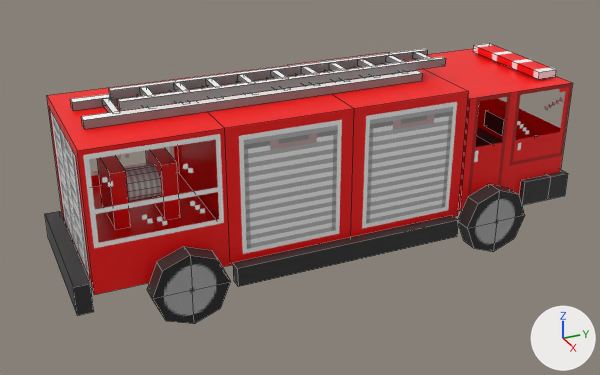
What one commit did to the Blender file searchandrescue/models/fire_truck.blend.
The view is the same before and after, from a camera (50 mm lens) standing at (92.2, -45.0, 50.2) and looking at (0.7, -3.8, 4.4). Arrows for +X, +Y and +Z are at lower right; the lights stay in place. Mesh edges are drawn as thin lines.
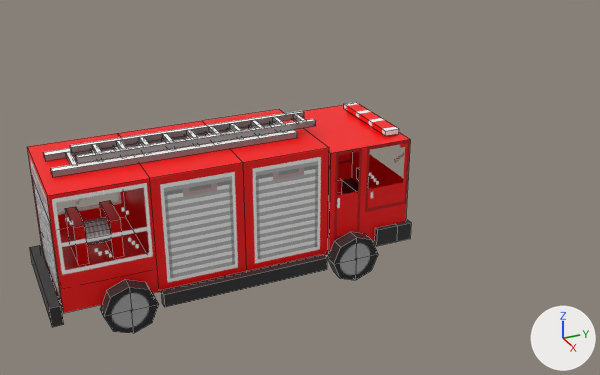
Changed parts and their boxes [x1, y1, x2, y2] in the pictures (600 x 375 px; the box of a moved part takes in the faces that stretch with it):
'Cube', reshaped (27% narrower, 18% shorter): before [45, 43, 573, 324]; after [27, 102, 411, 333]
part 1 of me_cube_001, moved or reshaped: before [406, 49, 573, 211]; after [292, 105, 410, 251]
part 2 of me_cube_001, moved or reshaped: before [47, 52, 469, 295]; after [27, 110, 329, 313]
part 3 of me_cube_001, moved or reshaped: before [45, 211, 94, 315]; after [30, 245, 63, 327]
part 4 of me_cube_001, moved or reshaped: before [476, 127, 568, 200]; after [342, 178, 411, 241]
part 5 of me_cube_001, moved or reshaped: before [520, 175, 550, 205]; after [375, 224, 397, 246]
part 6 of me_cube_001, moved or reshaped: before [458, 184, 525, 251]; after [327, 232, 378, 280]
part 7 of me_cube_001, moved or reshaped: before [233, 215, 458, 287]; after [161, 254, 327, 307]
part 8 of me_cube_001, moved or reshaped: before [484, 111, 504, 136]; after [357, 168, 369, 188]
part 9 of me_cube_001, moved or reshaped: before [125, 164, 161, 201]; after [83, 218, 110, 245]
part 10 of me_cube_001, moved or reshaped: before [97, 155, 131, 229]; after [65, 207, 89, 265]
part 11 of me_cube_001, moved or reshaped: before [146, 148, 180, 220]; after [100, 201, 124, 258]
part 12 of me_cube_001, moved or reshaped: before [473, 43, 556, 79]; after [344, 102, 399, 136]
part 13 of me_cube_001, moved or reshaped: before [147, 246, 231, 324]; after [100, 279, 159, 333]
part 14 of me_cube_001, moved or reshaped: before [81, 70, 423, 129]; after [51, 130, 297, 177]
part 15 of me_cube_001, moved or reshaped: before [70, 64, 382, 111]; after [43, 123, 270, 161]
part 16 of me_cube_001, moved or reshaped: before [103, 99, 119, 113]; after [66, 152, 77, 165]
part 17 of me_cube_001, moved or reshaped: before [51, 49, 446, 277]; after [33, 111, 316, 299]

What changed in the scene script:
```text
Change me_cube_001:
    used by ob_cube; location = (0.0, 0.0, 0.0)
    remove me_cube_001.from_pydata(...)  # 418 vertices, 316 faces; spans x -12.6..12.3, y -35.3..32.5, z -4.7..20.1
    add me_cube_001.from_pydata(...)  # 418 vertices, 316 faces; spans x -9.8..9.6, y -38.0..8.9, z -5.9..14.0
    me_cube_001 part 1: the loose piece of 8 vertices spanning x -10.0..9.9, y 15.5..31.8, z 1.2..16.9 is scaled about its middle by (0.781, 0.691, 0.866), then moved by (0.0, -20.9, -4.1)
    me_cube_001 part 2: the loose piece of 16 vertices spanning x -10.0..9.9, y -33.2..15.2, z 0.5..17.9 is scaled about its middle by (0.781, 0.691, 0.849), then moved by (0.0, -10.8, -4.1)
    me_cube_001 part 3: the loose piece of 8 vertices spanning x -10.1..10.0, y -35.3..-33.5, z -1.6..2.1 is scaled about its middle by (0.781, 0.691, 0.691), then moved by (0.0, -2.9, -2.7)
    me_cube_001 part 4: the loose piece of 8 vertices spanning x -10.9..10.7, y 29.5..32.5, z 0.5..4.0 is scaled about its middle by (0.781, 0.691, 0.691), then moved by (0.0, -23.1, -3.3)
    me_cube_001 part 5: the loose piece of 8 vertices spanning x 9.9..10.7, y 25.2..29.5, z 0.5..4.0 is scaled about its middle by (0.781, 0.691, 0.691), then moved by (-2.3, -22.0, -3.3)
    me_cube_001 part 6: the loose piece of 18 vertices spanning x 10.0..12.3, y 15.1..24.5, z -4.7..4.4 is scaled about its middle by (0.781, 0.691, 0.691), then moved by (-2.4, -19.7, -2.6)
    me_cube_001 part 7: the loose piece of 8 vertices spanning x 9.9..11.5, y -16.7..14.2, z -1.7..0.8 is scaled about its middle by (0.781, 0.691, 0.691), then moved by (-2.3, -13.2, -2.5)
    me_cube_001 part 8: the loose piece of 8 vertices spanning x -8.0..-3.3, y 31.8..32.4, z 4.7..7.3 is scaled about its middle by (0.781, 0.691, 0.691), then moved by (1.2, -23.5, -4.5)
    me_cube_001 part 9: the loose piece of 26 vertices spanning x -2.1..2.7, y -27.4..-22.7, z 6.9..10.7 is scaled about its middle by (0.781, 0.691, 0.691), then moved by (-0.1, -5.8, -5.4)
    me_cube_001 part 10: the loose piece of 8 vertices spanning x -3.7..3.5, y -29.0..-27.1, z 4.8..12.0 is scaled about its middle by (0.781, 0.691, 0.691), then moved by (0.0, -4.9, -5.2)
    me_cube_001 part 11: the loose piece of 8 vertices spanning x -3.7..3.5, y -22.9..-21.0, z 4.8..12.0 is scaled about its middle by (0.781, 0.691, 0.691), then moved by (0.0, -6.8, -5.2)
    me_cube_001 part 12: the loose piece of 8 vertices spanning x -7.6..7.4, y 28.1..31.0, z 17.1..18.1 is scaled about its middle by (0.781, 0.691, 0.691), then moved by (0.0, -22.7, -5.3)
    me_cube_001 part 13: the loose piece of 18 vertices spanning x 10.0..12.3, y -27.2..-17.9, z -4.7..4.4 is scaled about its middle by (0.781, 0.691, 0.691), then moved by (-2.4, -6.6, -2.6)
    me_cube_001 part 14: the loose piece of 8 vertices spanning x 2.6..4.0, y -31.3..12.1, z 18.0..19.0 is scaled about its middle by (0.781, 0.691, 0.691), then moved by (-0.7, -10.6, -5.6)
    me_cube_001 part 15: the loose piece of 8 vertices spanning x -4.1..-2.7, y -31.3..12.1, z 18.0..19.0 is scaled about its middle by (0.781, 0.691, 0.691), then moved by (0.7, -10.6, -5.6)
    me_cube_001 part 16: the loose piece of 8 vertices spanning x -2.9..2.9, y -27.8..-26.9, z 18.1..18.9 is scaled about its middle by (0.781, 0.691, 0.691), then moved by (0.0, -5.1, -5.6)
    me_cube_001 part 17: 160 of 418 vertices moved; they spanned x -9.7..9.6, y -33.2..16.4, z 0.5..20.1 and now span x -7.6..7.5, y -36.5..-2.2, z -2.3..14.0; mean shift (0.0, -12.0, -5.8); largest move (-2.7, 16.4, 20.1) -> (-2.1, -2.2, 14.0)
```
